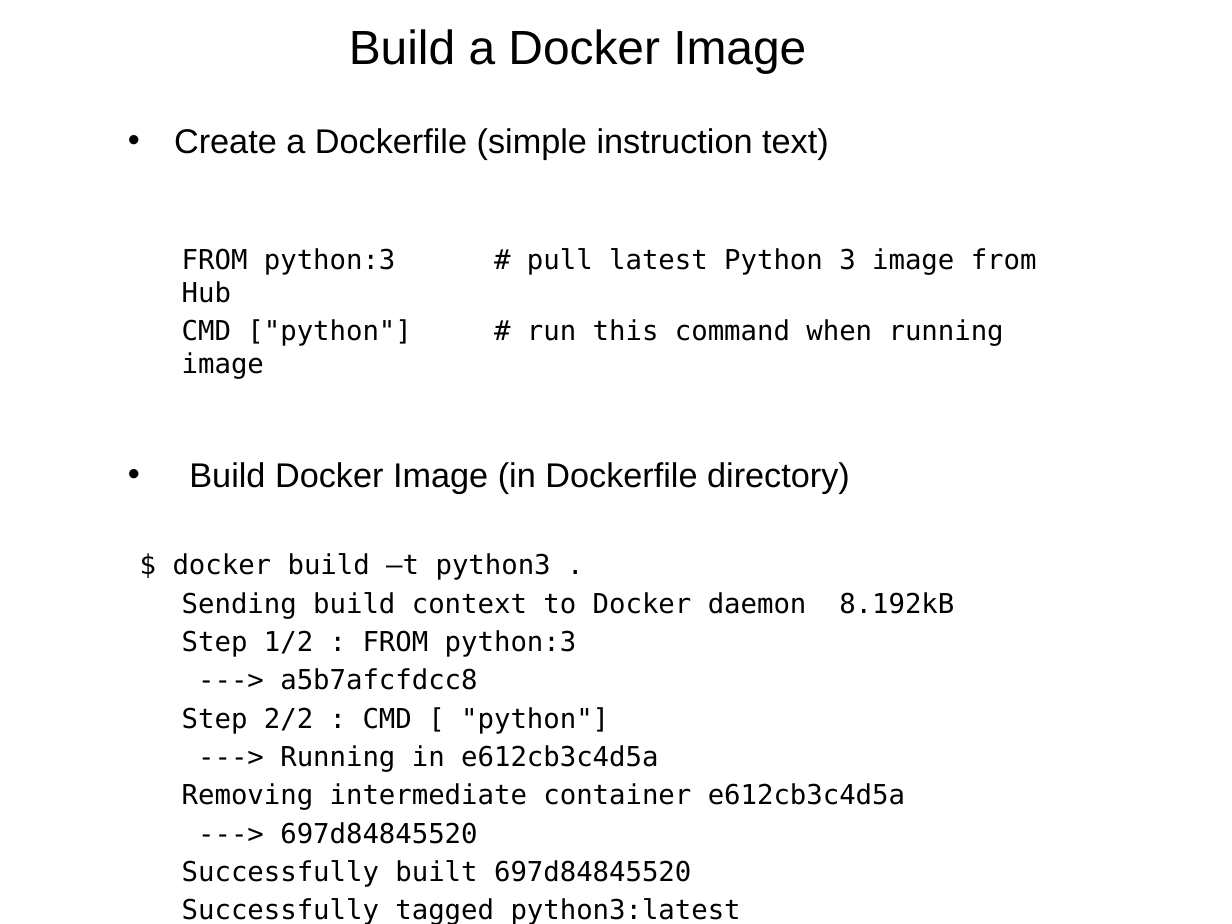
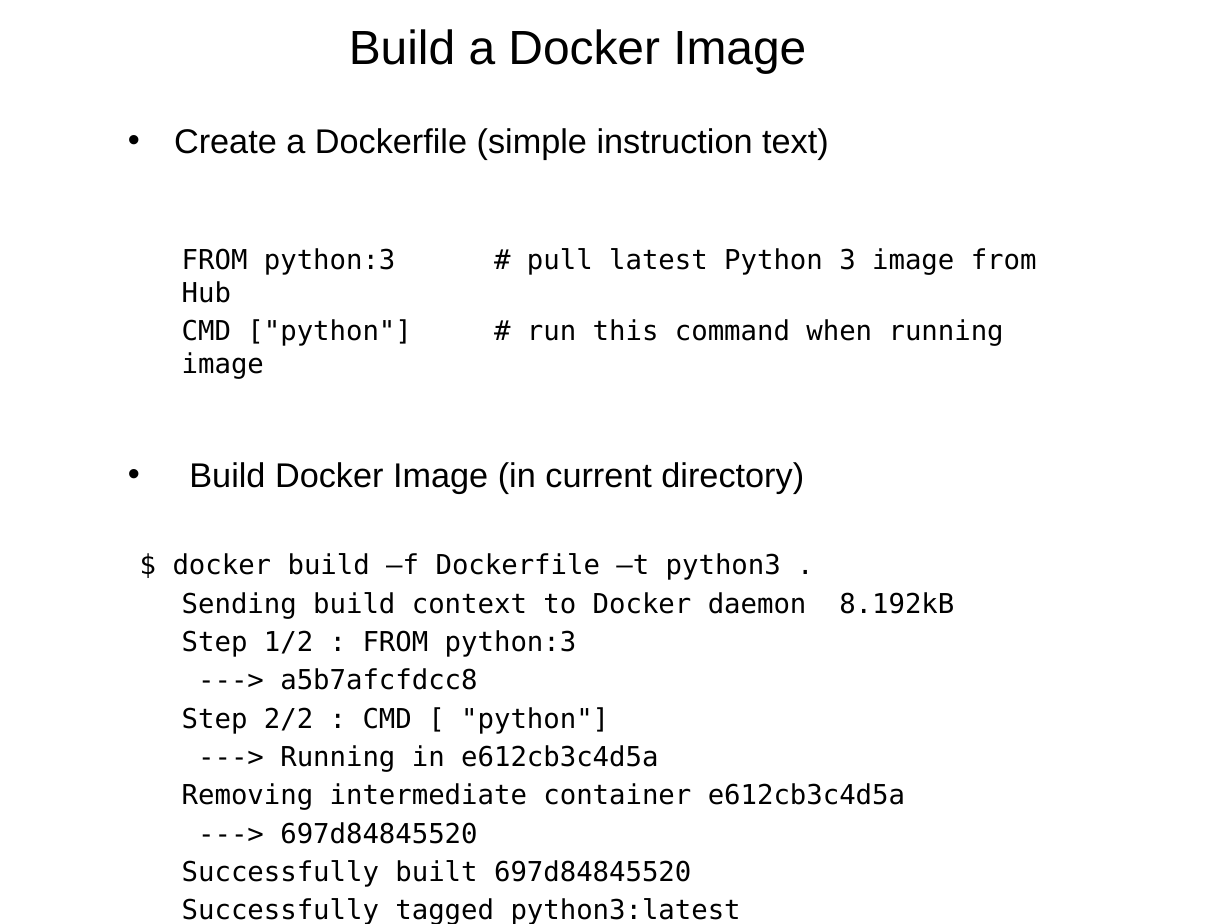
Before and after one commit to dzarro/docs, a slide deck: slide 8 of Docker_AWS.pptx. Drawn at 1232x924 pixels with LibreOffice and Linux fonts; fonts in the diff are those of the drawing. Boxes give left, top, right and bottom in pixels: in the first picture for what was removed or moved away, otherwise in the second. Text is boxed around its words. In the diff, an @@ line names an element or a change of style, - is before the commit and + after.

```diff
--- a/Docker_AWS.pptx
+++ b/Docker_AWS.pptx
@@ text at (173, 462, 804, 580): text changed @@
-  • Build Docker Image (in Dockerfile directory)
-$ docker build –t python3 .
+  • Build Docker Image (in current directory)
+$ docker build –f Dockerfile –t python3 .
```
Also in this commit, not shown: 1 other slide changed, 1 other file.
